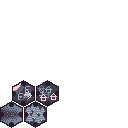
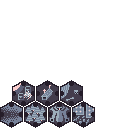
Two versions of the same layered image (128x128). Layer-by-layer changes:
added group "Walkway Tile 7 Folder" with 3 layers in group "Tiles" over [left=72, top=101, right=95, bottom=128]
added layer "WalkwayTile 7 Decor 1" in group "Walkway Tile 7 Folder" over [left=72, top=101, right=95, bottom=128]
added layer "WalkwayTile 7 Decor 2" in group "Walkway Tile 7 Folder" over [left=72, top=101, right=95, bottom=126]
added layer "WalkwayTile 7 Main" in group "Walkway Tile 7 Folder" over [left=72, top=101, right=95, bottom=128]
added group "Walkway Tile 6 Folder" with 3 layers in group "Tiles" over [left=60, top=80, right=83, bottom=107]
added layer "WalkwayTile 6 Decor 1" in group "Walkway Tile 6 Folder" over [left=60, top=80, right=83, bottom=107]
added layer "WalkwayTile 6 Decor 2" in group "Walkway Tile 6 Folder" over [left=60, top=81, right=78, bottom=101]
added layer "WalkwayTile 6 Main" in group "Walkway Tile 6 Folder" over [left=60, top=80, right=83, bottom=107]
added group "Walkway Tile 5 Folder" with 3 layers in group "Tiles" over [left=48, top=101, right=71, bottom=128]
added layer "WalkwayTile 5 Decor 1" in group "Walkway Tile 5 Folder" over [left=48, top=101, right=71, bottom=128]
added layer "WalkwayTile 5 Decor 2" in group "Walkway Tile 5 Folder" over [left=50, top=106, right=69, bottom=122]
added layer "WalkwayTile 5 Main" in group "Walkway Tile 5 Folder" over [left=48, top=101, right=71, bottom=128]
painted on "WalkwayTile 4 Decor 2" over [left=38, top=85, right=57, bottom=101]
